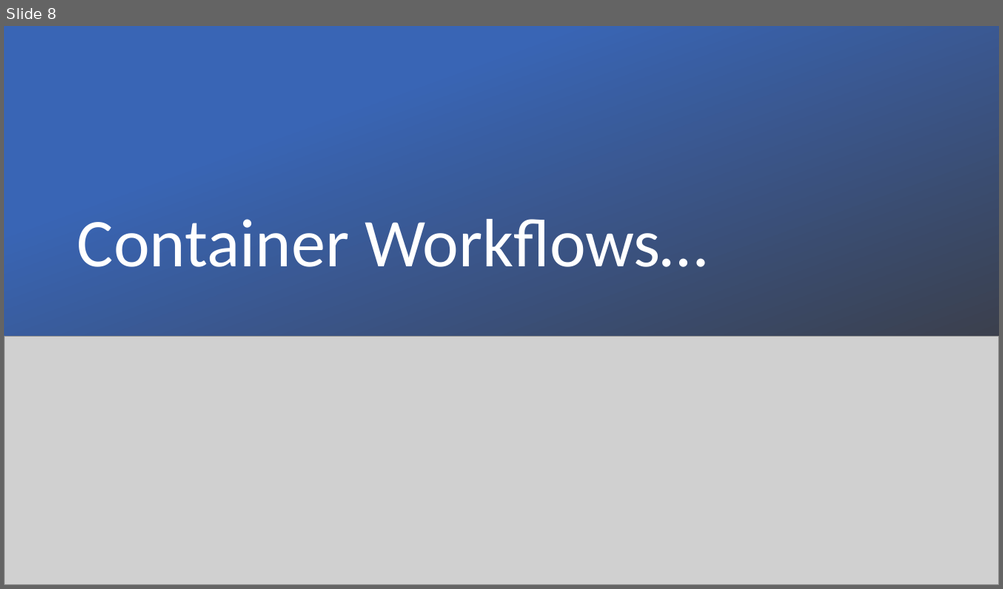
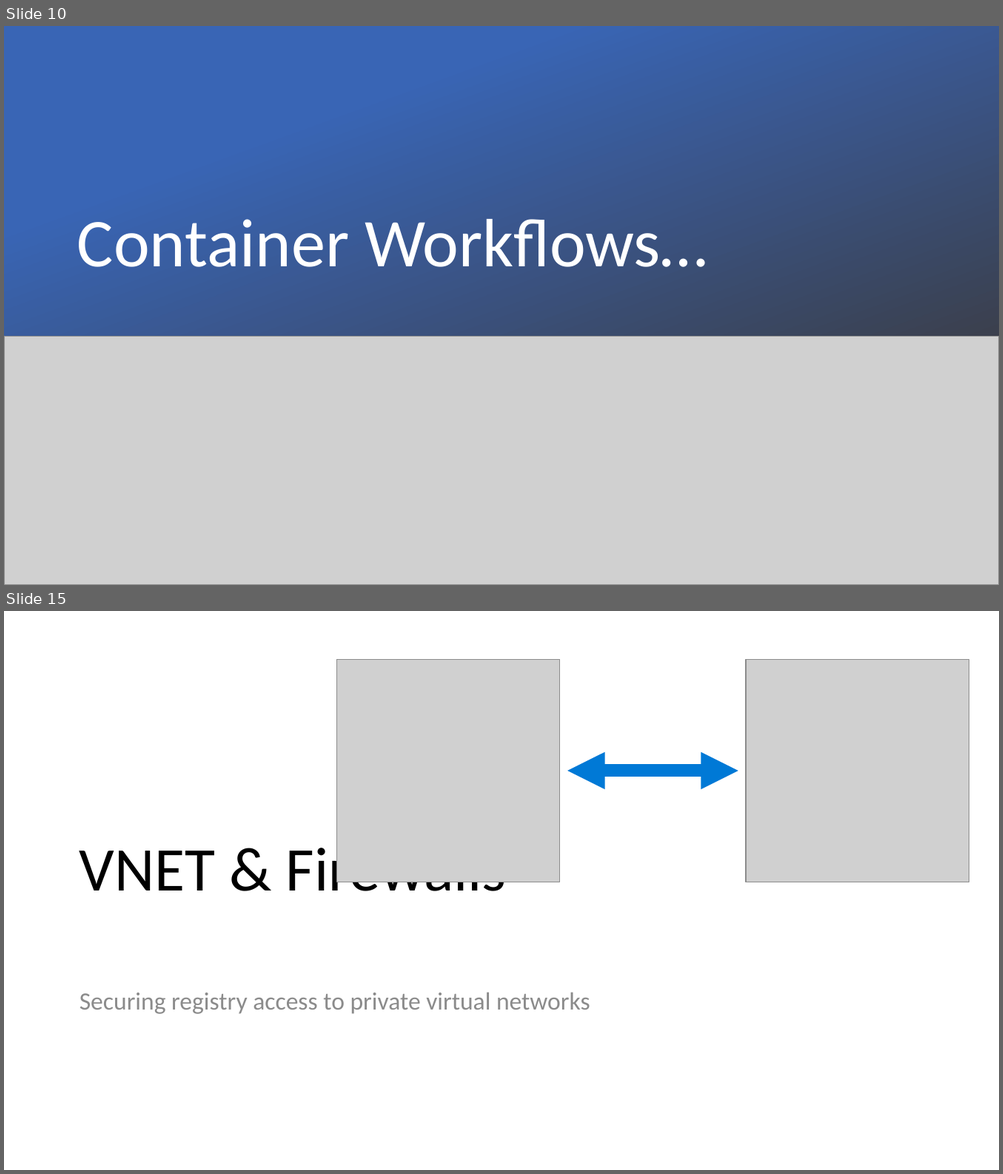
Before and after one commit to SteveLasker/Presentations, a slide deck: ACR/KubeCon-2019-Twistlock-ContainerSecurityDay-SteveLasker.pptx. Shown one above the other, each under a label of ours: slide 8 before the commit, slides 10 and 15 after it; the slides between them are not shown. The pictures are 1003x589 and 1003x1174 pixels, drawn with LibreOffice and Linux fonts; fonts in the diff are those of the drawing; grey boxes stand for pictures. Boxes give left, top, right and bottom in pixels: in the first picture for what was removed or moved away, otherwise in the second. Text is boxed around its words. In the diff, an @@ line names an element or a change of style, - is before the commit and + after.

```diff
--- a/ACR/KubeCon-2019-Twistlock-ContainerSecurityDay-SteveLasker.pptx
+++ b/ACR/KubeCon-2019-Twistlock-ContainerSecurityDay-SteveLasker.pptx
@@ slide 15 added at <box>4,611,999,1170</box>, background #FFFFFF @@
@@ picture added at <box>337,660,560,883</box> @@
@@ picture added at <box>745,660,969,883</box> @@
@@ double arrow added from (567, 771) to (738, 771), #0079D6 12 pt @@
@@ title added at <box>79,840,506,906</box>, 60 pt, text #000000 @@
+VNET & Firewalls
@@ text added at <box>79,992,590,1014</box>, 24 pt, text #8C8C8C @@
+Securing registry access to private virtual networks
@@ what was slide 8 is now slide 10 @@
```
Also in this commit, not shown: 1 slide changed, 6 other slides added.
